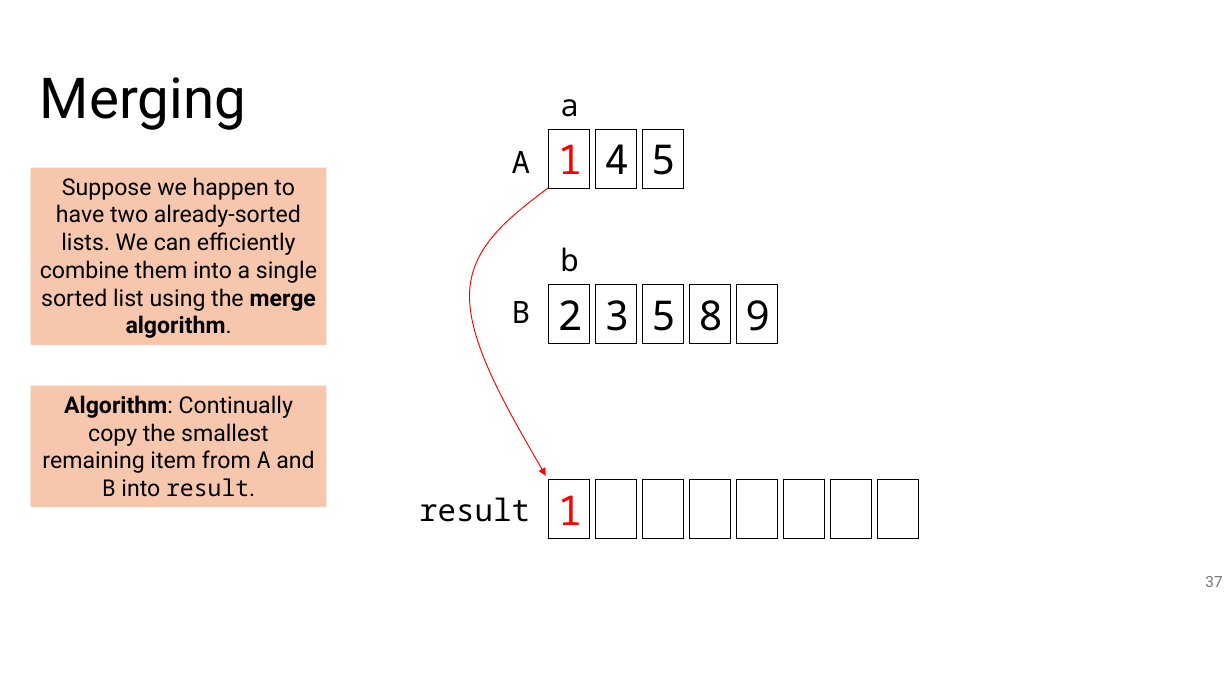
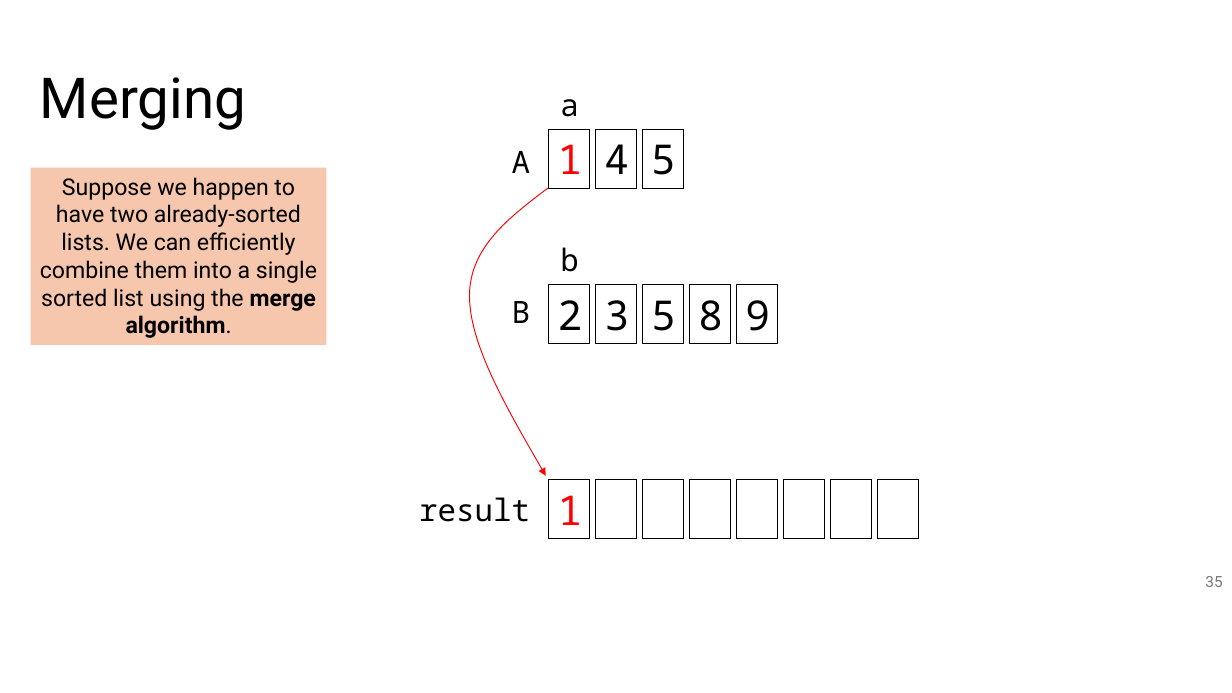
Before and after one commit to tjd1234/cmpt120fall2024, a slide deck: slide 35 of lecture_notes/chapter_algorithms/alg3_sorting/sorting.pptx (slide 37 before the commit). Drawn at 1232x693 pixels with LibreOffice and Linux fonts; fonts in the diff are those of the drawing. Boxes give left, top, right and bottom in pixels: in the first picture for what was removed or moved away, otherwise in the second. Text is boxed around its words. In the diff, an @@ line names an element or a change of style, - is before the commit and + after.

```diff
--- a/lecture_notes/chapter_algorithms/alg3_sorting/sorting.pptx
+++ b/lecture_notes/chapter_algorithms/alg3_sorting/sorting.pptx
@@ rectangle removed at (x1=30, y1=385, x2=326, y2=506) @@
-Algorithm: Continually copy the smallest remaining item from A and B into result.
@@ page number at (x1=1205, y1=576, x2=1222, y2=587): text changed @@
-37
+35
```
Also in this commit, not shown: 16 other slides changed, 2 slides removed, 1 other file.
